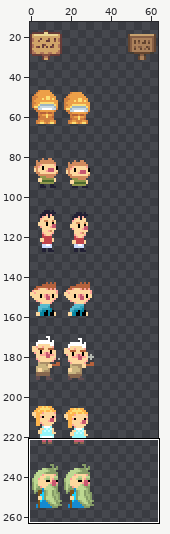
Two versions of one sprite sheet, Platformer/Content/npc.png. Above, an overview of the earlier version with the close-up marked.
Close-up. Before:
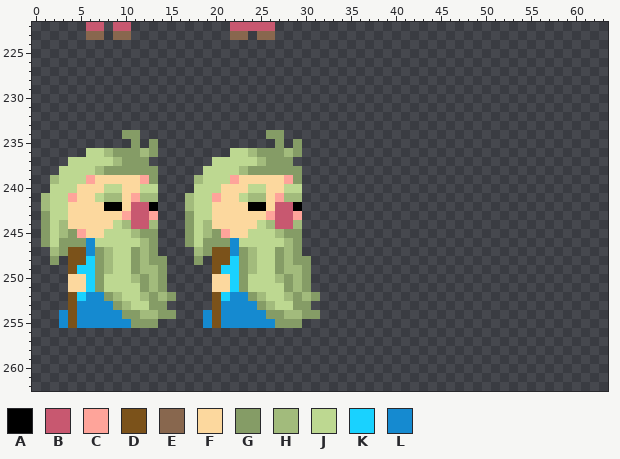
The file is 64x512 pixels. Shown: x 0..63, y 222..262. The wide view leaves out empty margins.
Palette (. is transparent): A #000000  B #c85870  C #fea49a  D #7b521a  E #88674e  F #fcd89e  G #859c66  H #a2bb7c  J #bdd891  K #19d2ff  L #158ad0
Pixels before (only the part around the change), first column x 0:
222 ......BB.BB...........BBBBB.....................................
223 ......EE.EE...........EE.EE.....................................
224 ................................................................
225 ................................................................
226 ................................................................
227 ................................................................
228 ................................................................
229 ................................................................
230 ................................................................
231 ................................................................
232 ................................................................
233 ................................................................
234 ..........GG..............GG....................................
235 ...........G.G.............G.G..................................
236 ......JJHGGGHG........JJHGGGHG..................................
237 ....JJJJJHGGG.......JJJJJHGGG...................................
238 ...JJJJHGGGGGG.....JJJJHGGGGGG..................................
239 ..HJJJCFFFFFCG....HJJJCFFFFFCG..................................
240 ..JJJFFFJJFFJJ....JJJFFFJJFFJJ..................................
241 .HJJCFFJHHFCHH...HJJCFFJHHFCHH..................................
242 .HJJFFFFAAFBBA...HJJFFFFAAFBBA..................................
243 .GJJFFFFFFCBBC...GJJFFFFFFCBBC..................................
244 .GJHFFFFFJHBBH...GJHFFFFFJHBBH..................................
245 .GJHGCFFJJJHGG...GJHGCFFJJJHGG..................................
246 .GJGGGLJJJJJHG...GJGGGLJJJJJHG..................................
247 ..HGDDLGHJJGHG....HGDDLGHJJGHG..................................
248 ..G.DDKGHJJGHGG...G.DDKGHJJGHGG.................................
249 ....DKKGHJJGHHG.....DKKGHJJGHHG.................................
250 ....FFKGJJJHGHG.....FFKGJJJHGHG.................................
251 ....FFKGJJJJGHG.....FFKGJJJJGHG.................................
252 ....DKLLGHJJHGHG....DKLLGHJJHGHG................................
253 ....DLLLLGHJJGG.....DLLLLGHJJGG.................................
254 ...LDLLLLLGGHHGG...LDLLLLLGGHHGG................................
255 ...LDLLLLLLGGG.....LDLLLLLLGGG..................................
256 ................................................................
257 ................................................................
258 ................................................................
259 ................................................................
260 ................................................................
261 ................................................................
262 ................................................................
Now the later version:
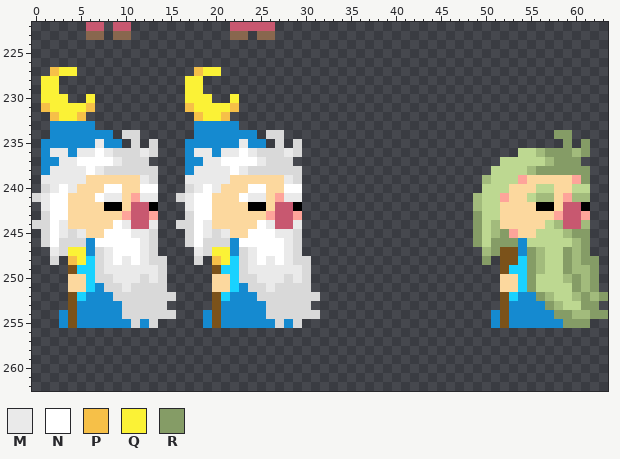
Colours new in this view: M #eaeaea  N #ffffff  P #f6c048  Q #fbf236  R #859c66
Changes in this commit:
colour G: #859c66 -> #d9d9d9
y 227: x 2..4 ... -> PQQ; x 18..20 ... -> PQQ
y 228..229: x 1..2 .. -> QQ; x 17..18 .. -> QQ
y 230: x 1..3 ... -> QQQ; x 6 . -> Q; x 17..19 ... -> QQQ; x 22 . -> Q
y 231: x 1..6 ...... -> PQQQQP; x 17..22 ...... -> PQQQQP
y 232: x 2..5 .... -> PQQP; x 18..21 .... -> PQQP
y 233: x 2..6 ..... -> LLLLL; x 18..22 ..... -> LLLLL
y 234: x 2..8 ....... -> LLLLLLL; x 18..24 ....... -> LLLLLLL; x 58..59 .. -> RR
y 235: x 1..9 ......... -> LLLLLLMLL; x 17..25 ......... -> LLLLLLMLL; x 59 . -> R; x 61 . -> R
y 236: x 1..8 .....JJH -> LMMLMMNM; x 12 H -> M; x 17..24 .....JJH -> LMMLMMNM; x 28 H -> M; x 54..61 ........ -> JJHRRRHR
y 237: x 1..9 ...JJJJJH -> LLMMNNNNM; x 17..25 ...JJJJJH -> LLMMNNNNM; x 52..60 ......... -> JJJJJHRRR
y 238: x 1..7 ..JJJJH -> LMMMMNM; x 17..23 ..JJJJH -> LMMMMNM; x 51..61 ........... -> JJJJHRRRRRR
y 239: x 1..6 .HJJJC -> MMMMMF; x 12 C -> M; x 17..22 .HJJJC -> MMMMMF; x 28 C -> M; x 50..61 ............ -> HJJJCFFFFFCR
y 240: x 1..4 .JJJ -> GMNM; x 8..9 JJ -> NN; x 12..13 JJ -> NN; x 17..20 .JJJ -> GMNM; x 24..25 JJ -> NN; x 28..29 JJ -> NN; x 50..61 ............ -> JJJFFFJJFFJJ
y 241: x 0..4 .HJJC -> GMNNF; x 7..9 JHH -> NMM; x 12..13 HH -> MM; x 16..20 .HJJC -> GMNNF; x 23..25 JHH -> NMM; x 28..29 HH -> MM; x 49..61 ............. -> HJJCFFJHHFCHH
y 242: x 1..3 HJJ -> MNN; x 17..19 HJJ -> MNN; x 49..61 ............. -> HJJFFFFAAFBBA
y 243: x 2..3 JJ -> NN; x 18..19 JJ -> NN; x 49..61 ............. -> RJJFFFFFFCBBC
y 244: x 0 . -> G; x 2..3 JH -> NM; x 9..10 JH -> NM; x 13 H -> M; x 16 . -> G; x 18..19 JH -> NM; x 25..26 JH -> NM; x 29 H -> M; x 49..61 ............. -> RJHFFFFFJHBBH
y 245: x 2..3 JH -> NM; x 5 C -> M; x 8..12 JJJHG -> NNNMM; x 18..19 JH -> NM; x 21 C -> M; x 24..28 JJJHG -> NNNMM; x 49..61 ............. -> RJHRCFFJJJHRR
y 246: x 2 J -> N; x 7..12 JJJJJH -> NNNNNM; x 18 J -> N; x 23..28 JJJJJH -> NNNNNM; x 49..61 ............. -> RJRRRLJJJJJHR
y 247: x 2 H -> M; x 4..5 DD -> QQ; x 8..12 HJJGH -> MNNNM; x 18 H -> M; x 20..21 DD -> QQ; x 24..28 HJJGH -> MNNNM; x 50..61 ............ -> HRDDLRHJJRHR
y 248: x 4..5 DD -> PQ; x 8..12 HJJGH -> MNMNM; x 20..21 DD -> PQ; x 24..28 HJJGH -> MNMNM; x 50 . -> R; x 52..62 ........... -> DDKRHJJRHRR
y 249: x 8..13 HJJGHH -> MMMMMM; x 24..29 HJJGHH -> MMMMMM; x 52..62 ........... -> DKKRHJJRHHR
y 250: x 8..11 JJJH -> GMMM; x 13 H -> M; x 24..27 JJJH -> GMMM; x 29 H -> M; x 52..62 ........... -> FFKRJJJHRHR
y 251: x 7..11 GJJJJ -> LGGMG; x 13 H -> G; x 23..27 GJJJJ -> LGGMG; x 29 H -> G; x 52..62 ........... -> FFKRJJJJRHR
y 252: x 8..12 GHJJH -> LGGGG; x 14 H -> G; x 24..28 GHJJH -> LGGGG; x 30 H -> G; x 52..63 ............ -> DKLLRHJJHRHR
y 253: x 9..12 GHJJ -> LGGG; x 25..28 GHJJ -> LGGG; x 52..62 ........... -> DLLLLRHJJRR
y 254: x 12..13 HH -> GG; x 28..29 HH -> GG; x 51..63 ............. -> LDLLLLLRRHHRR
y 255: x 12 G -> L; x 28 G -> L; x 51..61 ........... -> LDLLLLLLRRR
Boxes around the changes in both close-ups, in picture pixels (x1, y1, x2, y2):
changed: (32, 67, 320, 328)
added: (473, 130, 608, 328)
